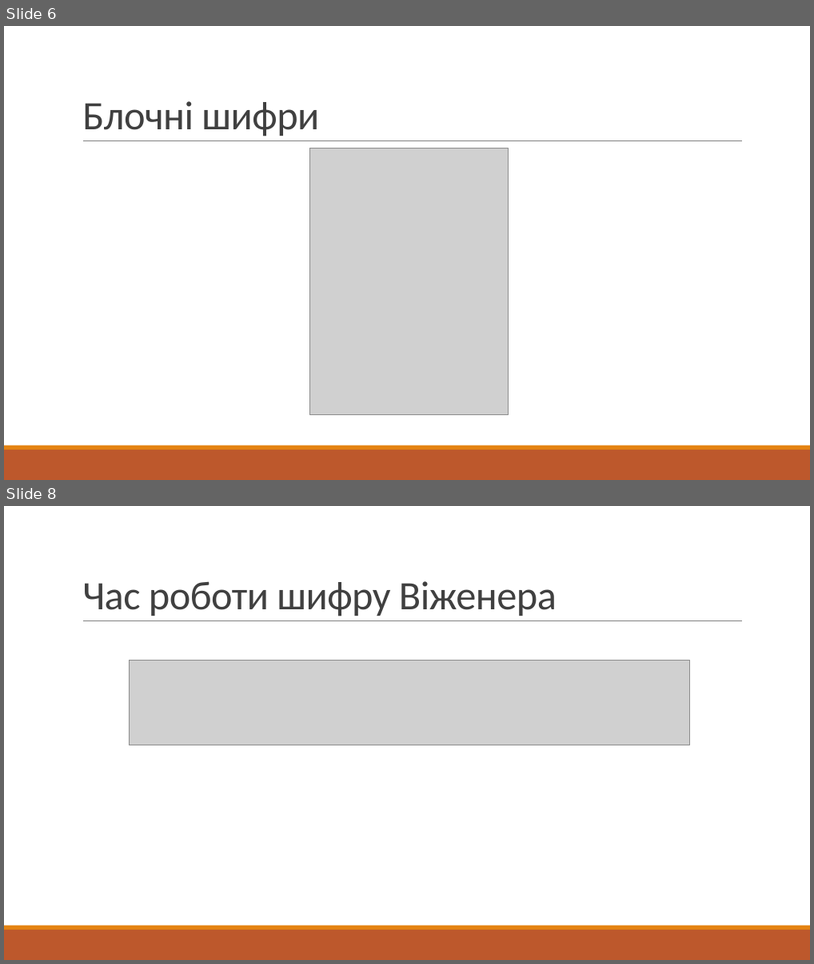
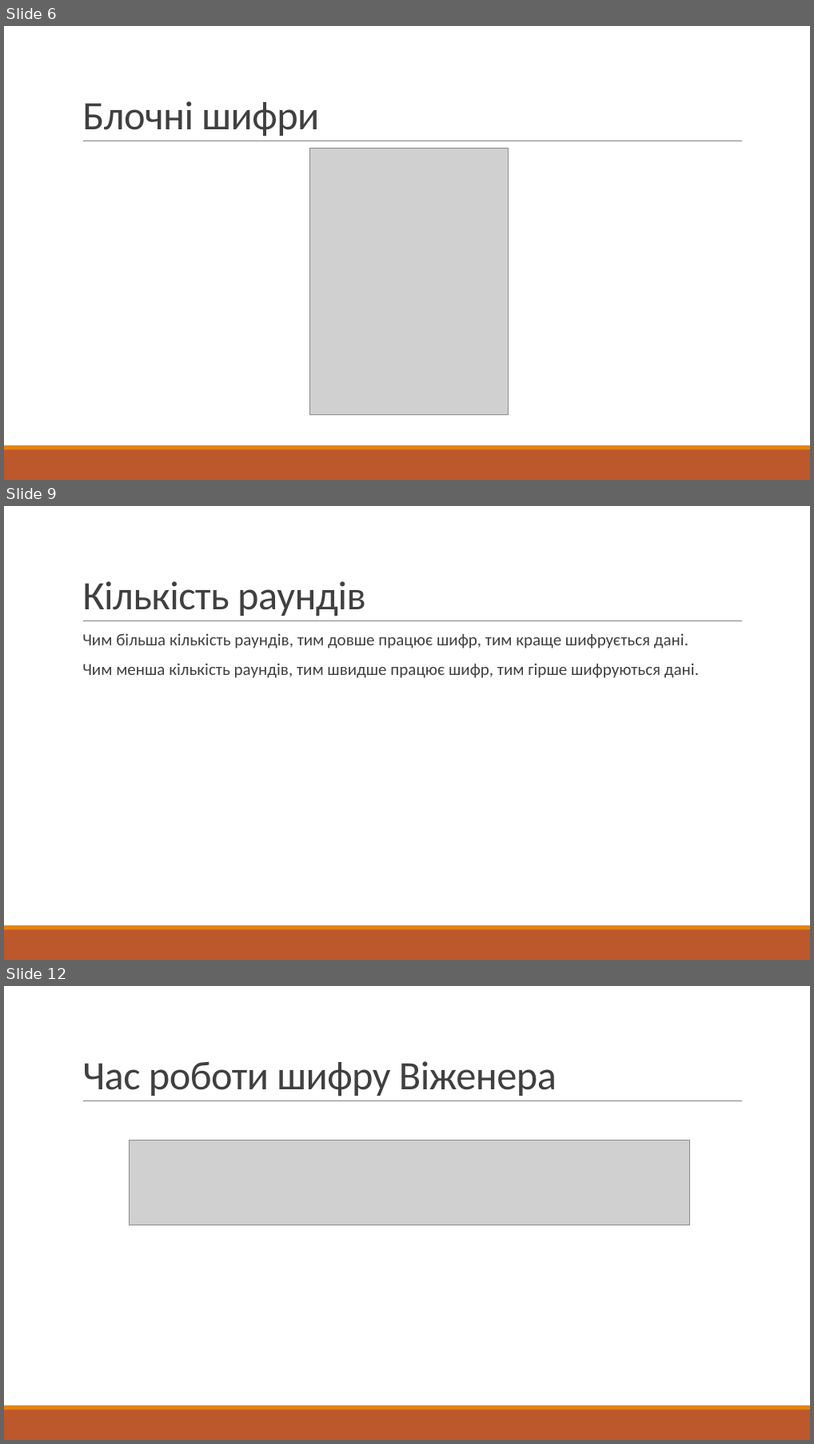
Before and after one commit to yarikpo/MAN-2019-2020-chat, a slide deck: prez/prez.pptx. Shown one above the other, each under a label of ours: slides 6 and 8 before the commit, slides 6, 9 and 12 after it; the slides between them are not shown. The pictures are 814x964 and 814x1444 pixels, drawn with LibreOffice and Linux fonts; fonts in the diff are those of the drawing; grey boxes stand for pictures. Boxes give left, top, right and bottom in pixels: in the first picture for what was removed or moved away, otherwise in the second. Text is boxed around its words. In the diff, an @@ line names an element or a change of style, - is before the commit and + after.

```diff
--- a/prez/prez.pptx
+++ b/prez/prez.pptx
@@ slide 9 added at <box>4,506,810,960</box>, background #FFFFFF; not listed: 3 template elements that a slide beside it also shows @@
@@ title added at <box>82,581,366,616</box>, 48 pt, text #404040 @@
+Кількість раундів
@@ text added at <box>82,633,699,678</box>, 20 pt, text #404040 @@
+  Чим більша кількість раундів, тим довше працює шифр, тим краще шифрується дані.
+  Чим менша кількість раундів, тим швидше працює шифр, тим гірше шифруються дані.
@@ what was slide 8 is now slide 12 @@
```
Also in this commit, not shown: 4 slides changed, 8 other slides added, 2 slides removed, 5 other files.
